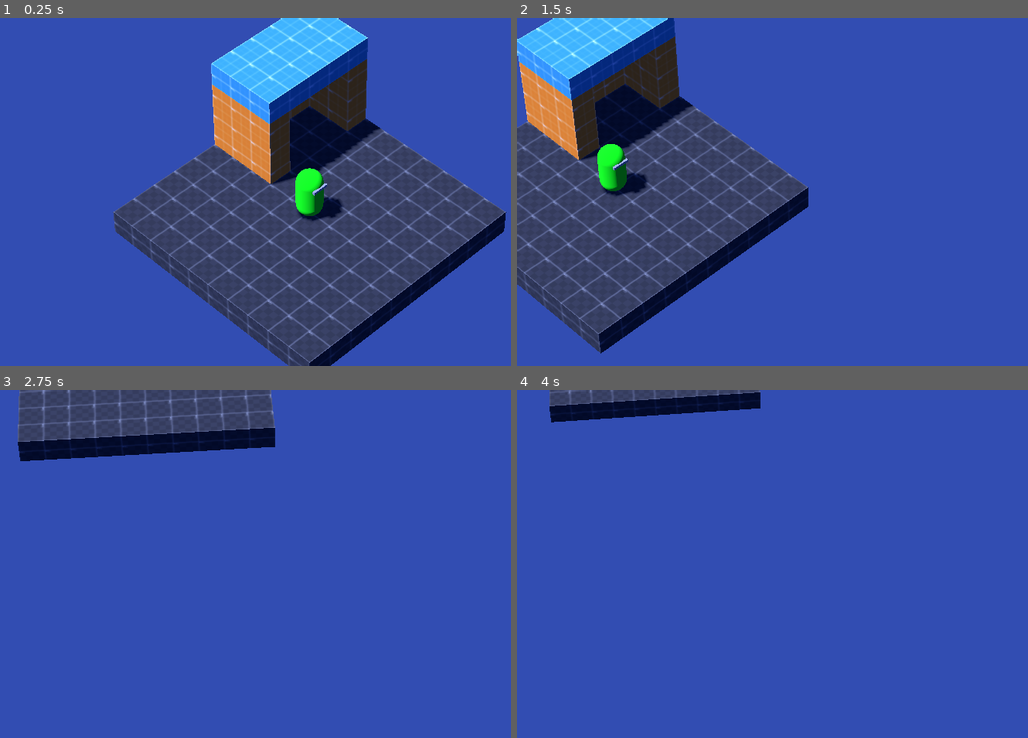
Above: before the commit, frames 1-4 (two rows, left to right).
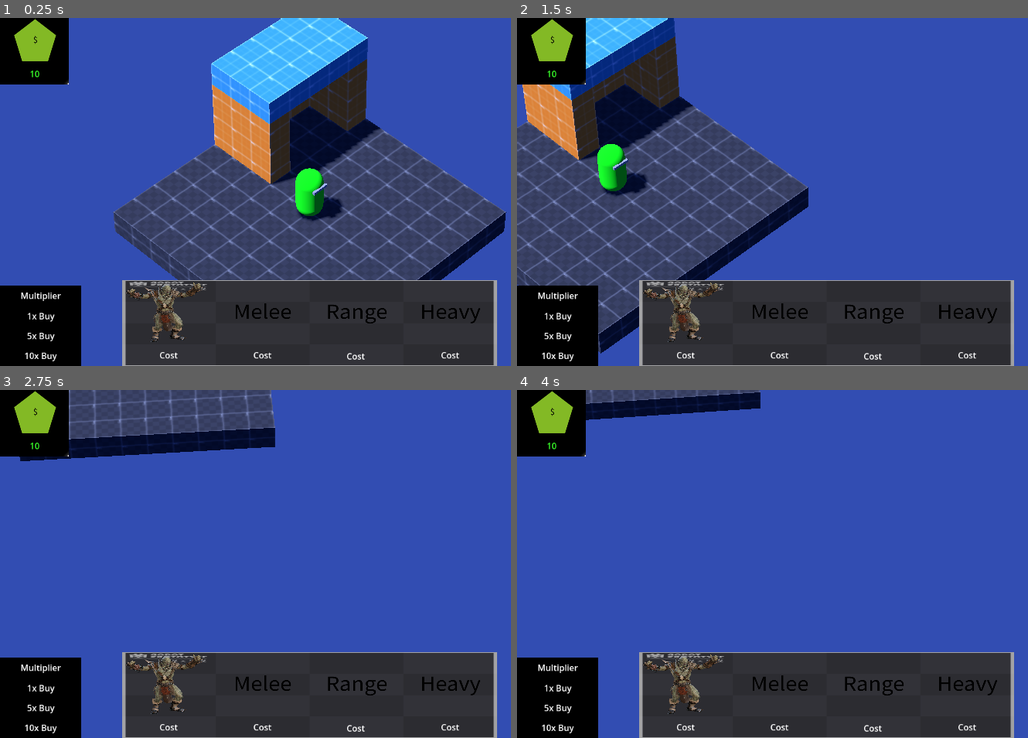
Above: after the commit, the same moments.

Repository: HuskyGameDev/2024f-team10
Game: Godot game, scene res://scenes/game.tscn
Two runs of this game, one before a commit and one after it. Both use one fixed random seed, a clock stepped at 60 frames per second and the inputs below.
Inputs (mouse positions are in pixels of both pictures, inside the frame that each line leads up to):
- Up to frame 1 (0.25 s): no input
- Up to frame 2 (1.5 s): tap Enter at 0.5 s; move the mouse to (961, 174) at 0.52 s; hold Right 0.53-1.28 s; hold Mouse wheel down (Scroll_Down) 0.53-1.28 s; move the mouse to (700, 209) at 1.27 s; hold Down from 1.28 s (still down); tap Mouse wheel up (Scroll_Up) at 1.35 s
- Up to frame 3 (2.75 s): move the mouse to (373, 487) at 2.02 s; release Down at 2.03 s; hold Right from 2.03 s (still down); hold Q from 2.03 s (still down)
- Up to frame 4 (4 s): move the mouse to (792, 633) at 2.77 s; release Right at 2.78 s; release Q at 2.78 s; hold Up 2.78-3.53 s; tap E at 2.85 s; tap Space at 3.5 s; move the mouse to (1012, 616) at 3.52 s; hold Left from 3.53 s (still down); hold Mouse wheel down (Scroll_Down) from 3.53 s (still down)

The runs differ from the first frame. In frame 1, 24% of the frame differs, in the area x 0-98%, y 0-100%; in frame 2, 24%; in frame 3, 24%; in frame 4, 24%.

Commit message:
Minor UI changes

Diff:
--- a/scenes/interface_scenes/gui.tscn
+++ b/scenes/interface_scenes/gui.tscn
@@ -1,4 +1,8 @@
-[gd_scene format=3 uid="uid://cerl73dej0wlf"]
+[gd_scene load_steps=4 format=3 uid="uid://cerl73dej0wlf"]
+
+[ext_resource type="PackedScene" uid="uid://bjy7xw2naks0s" path="res://scenes/interface_scenes/emerald_counter.tscn" id="1_jgiqd"]
+[ext_resource type="PackedScene" uid="uid://bqvvf3xbsema" path="res://scenes/interface_scenes/multiplier.tscn" id="2_ans22"]
+[ext_resource type="PackedScene" uid="uid://cx6x6es0vx7b" path="res://scenes/interface_scenes/units.tscn" id="3_rgups"]
 
 [node name="GUI" type="Control"]
 layout_mode = 3
@@ -7,3 +11,12 @@
 anchor_bottom = 1.0
 grow_horizontal = 2
 grow_vertical = 2
+
+[node name="EmeraldCounter" parent="." instance=ExtResource("1_jgiqd")]
+layout_mode = 1
+
+[node name="Multiplier" parent="." instance=ExtResource("2_ans22")]
+layout_mode = 1
+
+[node name="UnitBar" parent="." instance=ExtResource("3_rgups")]
+layout_mode = 1
--- a/scenes/interface_scenes/units.tscn
+++ b/scenes/interface_scenes/units.tscn
@@ -1,12 +1,12 @@
 [gd_scene load_steps=6 format=3 uid="uid://cx6x6es0vx7b"]
 
 [ext_resource type="Texture2D" uid="uid://dpjw6mvvbgjtd" path="res://assets/addons/godot-prototype-texture/PNG/checker_black_512x512.png" id="1_v56lo"]
-[ext_resource type="Texture2D" uid="uid://d3tfa1syggu0s" path="res://interface/Orc_Icon.png" id="2_5e0a3"]
+[ext_resource type="Texture2D" uid="uid://cw38owghb6isa" path="res://interface/Orc_Icon.png" id="2_5e0a3"]
 [ext_resource type="Texture2D" uid="uid://bn34krccqopdp" path="res://interface/Melee_Icon.png" id="3_15fxx"]
 [ext_resource type="Texture2D" uid="uid://cw72wit7hqq00" path="res://interface/Range_Icon.png" id="4_jq30e"]
 [ext_resource type="Texture2D" uid="uid://843cq3384dk2" path="res://interface/Heavy_Icon.png" id="5_vausi"]
 
-[node name="NinePatchRect" type="NinePatchRect"]
+[node name="UnitBar" type="NinePatchRect"]
 anchors_preset = 7
 anchor_left = 0.5
 anchor_top = 1.0
@@ -29,7 +29,6 @@
 expand_mode = 1
 
 [node name="OrcLabel" type="Label" parent="."]
-visible = false
 layout_mode = 1
 anchors_preset = -1
 anchor_top = 0.75
@@ -50,7 +49,6 @@
 expand_mode = 1
 
 [node name="MeleeLabel2" type="Label" parent="."]
-visible = false
 layout_mode = 1
 anchors_preset = -1
 anchor_left = 0.25
@@ -74,7 +72,6 @@
 expand_mode = 1
 
 [node name="RangerLabel3" type="Label" parent="."]
-visible = false
 layout_mode = 1
 anchors_preset = -1
 anchor_left = 0.5
Binary file changed: interface/Orc_Icon.png
Not shown, changed: interface/Orc_Icon.png.import
Not shown: 1 places in scenes/game.tscn that only renumber resources
